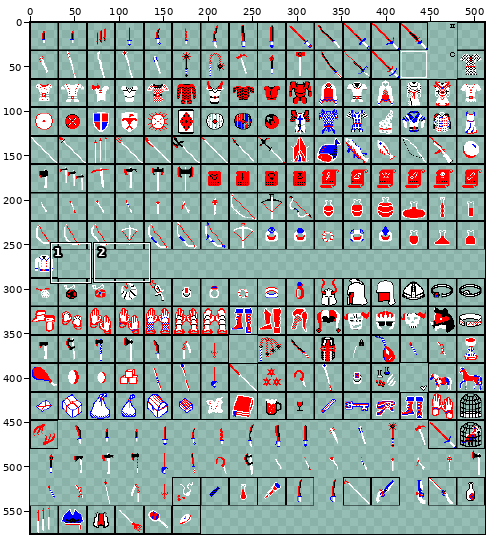
Sprite sheet: resources/sprites/items.png. Above, an overview of the earlier version with the close-up marked.
Close-up. First the earlier version:
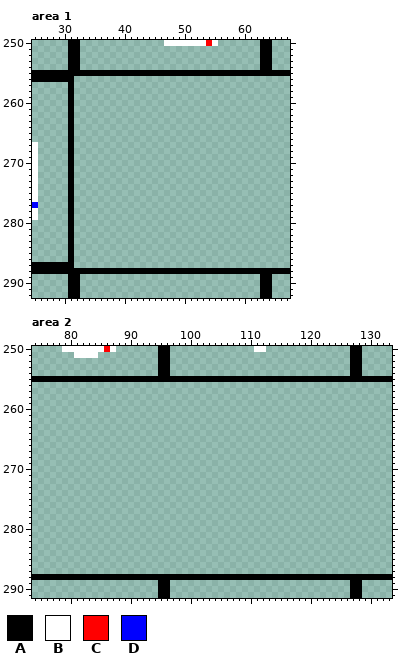
The file is 512x576 pixels. Pixels under 10% opacity are left out. Colours within 5 levels of each other are drawn and written as one. Shown: area 1: x 25..67, y 250..292; area 2: x 74..133, y 250..291. The commit also changed other parts of the picture, which this record leaves out.
Palette (. is transparent): A #000000  B #ffffff  C #ff0000  D #0000ff
Pixels before, area 1, first column x 25:
250 ......AA..............BBBBBBBCB.......AA...
251 ......AA..............................AA...
252 ......AA..............................AA...
253 ......AA..............................AA...
254 ......AA..............................AA...
255 AAAAAAAAAAAAAAAAAAAAAAAAAAAAAAAAAAAAAAAAAAA
256 AAAAAAA....................................
257 ......A....................................
258 ......A....................................
259 ......A....................................
260 ......A....................................
261 ......A....................................
262 ......A....................................
263 ......A....................................
264 ......A....................................
265 ......A....................................
266 ......A....................................
267 B.....A....................................
268 B.....A....................................
269 B.....A....................................
270 B.....A....................................
271 B.....A....................................
272 B.....A....................................
273 B.....A....................................
274 B.....A....................................
275 B.....A....................................
276 B.....A....................................
277 D.....A....................................
278 B.....A....................................
279 B.....A....................................
280 ......A....................................
281 ......A....................................
282 ......A....................................
283 ......A....................................
284 ......A....................................
285 ......A....................................
286 ......A....................................
287 AAAAAAA....................................
288 AAAAAAAAAAAAAAAAAAAAAAAAAAAAAAAAAAAAAAAAAAA
289 ......AA..............................AA...
290 ......AA..............................AA...
291 ......AA..............................AA...
292 ......AA..............................AA...
Pixels before, area 2 (only the part around the change), first column x 77:
250 ..BBBBBBBCB.......AA..............BB..............AA.....
251 ....BBBB..........AA..............................AA.....
252 ..................AA..............................AA.....
253 ..................AA..............................AA.....
254 ..................AA..............................AA.....
255 AAAAAAAAAAAAAAAAAAAAAAAAAAAAAAAAAAAAAAAAAAAAAAAAAAAAAAAAA
256 .........................................................
257 .........................................................
258 .........................................................
259 .........................................................
260 .........................................................
261 .........................................................
262 .........................................................
263 .........................................................
264 .........................................................
265 .........................................................
266 .........................................................
267 .........................................................
268 .........................................................
269 .........................................................
270 .........................................................
271 .........................................................
272 .........................................................
273 .........................................................
274 .........................................................
275 .........................................................
276 .........................................................
277 .........................................................
278 .........................................................
279 .........................................................
280 .........................................................
281 .........................................................
282 .........................................................
283 .........................................................
284 .........................................................
285 .........................................................
286 .........................................................
287 .........................................................
288 AAAAAAAAAAAAAAAAAAAAAAAAAAAAAAAAAAAAAAAAAAAAAAAAAAAAAAAAA
289 ..................AA..............................AA.....
290 ..................AA..............................AA.....
And afterwards:
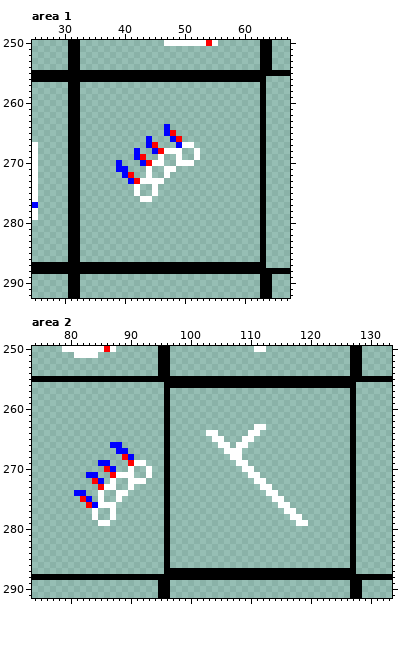
Change:
Area 1:
The author put colour A in row 256 at x 32 to 63; in rows 257 to 286 at x 32 and 63; in row 287 at x 32 to 63.
The author put colour B in row 267 at x 50 to 51; in row 268 at x 47 to 49 and 52; in row 269 at x 46, 49 and 52; in row 270 at x 45 to 46 and 49 to 51; in row 271 at x 44 and 47 to 48; in row 272 at x 44 and 47.
The author put colour B in row 273 at x 43 to 46; in rows 274 to 275 at x 42 and 45; in row 276 at x 43 to 44.
The author put colour C in row 265 at x 48; in row 266 at x 49; in row 267 at x 45; in row 268 at x 46; in row 269 at x 43; in row 270 at x 44.
The author put colour C in row 272 at x 41; in row 273 at x 42.
The author put colour D in rows 264 to 265 at x 47; in row 266 at x 44 and 48; in row 267 at x 44 and 49; in row 268 at x 42 and 45; in row 269 at x 42; in row 270 at x 39 and 43.
The author put colour D in row 271 at x 39 to 40; in row 272 at x 40; in row 273 at x 41.
Area 2:
The author put colour A in row 256 at x 96 to 127; in rows 257 to 286 at x 96 and 127; in row 287 at x 96 to 127.
The author put colour B in row 263 at x 111 to 112; in row 264 at x 103 to 104 and 110 to 111; in row 265 at x 104 to 105 and 109 to 110; in row 266 at x 105 to 106 and 108 to 109; in row 267 at x 106 to 108; in row 268 at x 107 to 108.
The author put colour B in row 269 at x 91 to 92 and 108 to 109; in row 270 at x 90, 93 and 109 to 110; in row 271 at x 88 to 90, 93 and 110 to 111; in row 272 at x 87, 90 to 92 and 111 to 112; in row 273 at x 86 to 87, 90 and 112 to 113; in row 274 at x 85, 88 to 89 and 113 to 114.
The author put colour B in row 275 at x 85, 88 and 114 to 115; in row 276 at x 85 to 87 and 115 to 116; in row 277 at x 84, 87 and 116 to 117; in row 278 at x 84, 87 and 117 to 118; in row 279 at x 85 to 86 and 118 to 119.
The author put colour C in row 268 at x 89; in row 269 at x 90; in row 270 at x 86; in row 271 at x 87; in row 272 at x 84; in row 273 at x 85.
The author put colour C in row 275 at x 82; in row 276 at x 83.
The author put colour D in row 266 at x 87 to 88; in row 267 at x 88 to 89; in row 268 at x 90; in row 269 at x 85 to 86; in row 270 at x 87; in row 271 at x 83 to 84.
The author put colour D in row 272 at x 85; in row 274 at x 81 to 82; in row 275 at x 83; in row 276 at x 84.
